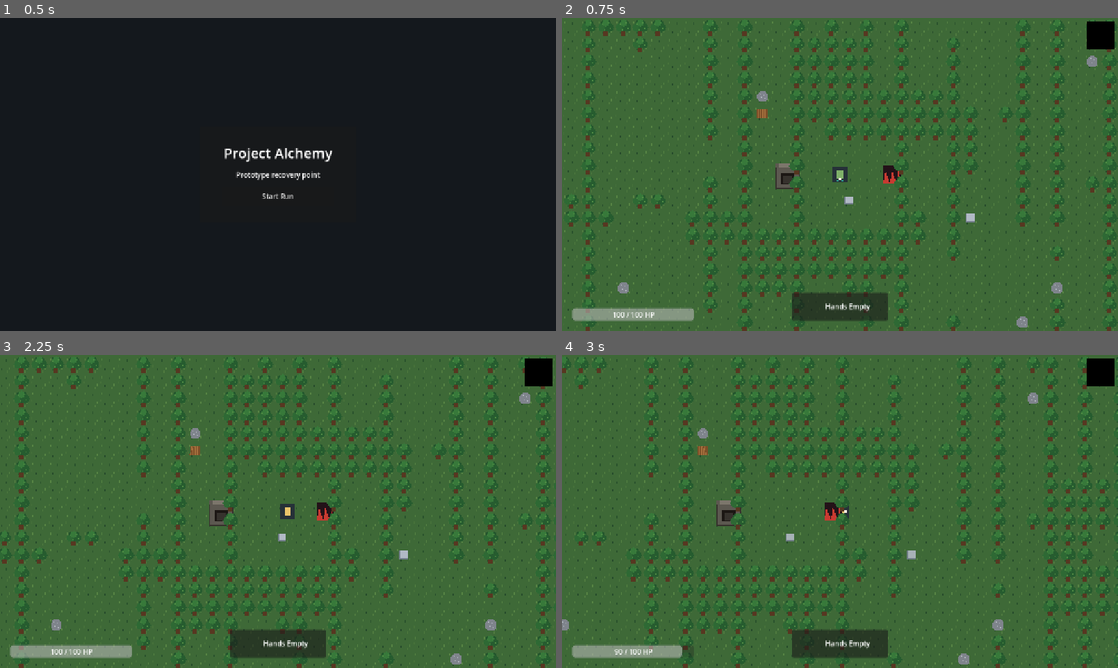
Above: before the commit, frames 1-4 (two rows, left to right).
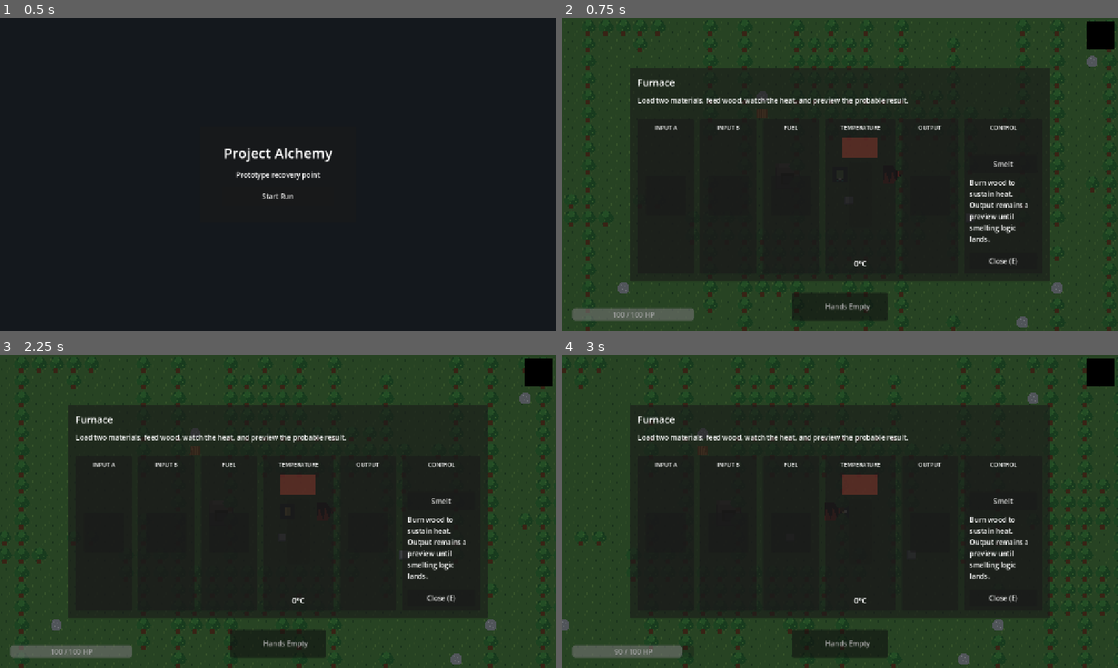
Above: after the commit, the same moments.

Repository: Maddiplomat/Project-alchemy
Game: Godot game, scene res://scenes/MainMenu.tscn
Two runs of this game, one before a commit and one after it. Both use one fixed random seed, a clock stepped at 60 frames per second and the inputs below.
Inputs (mouse positions are in pixels of both pictures, inside the frame that each line leads up to):
- Up to frame 1 (0.5 s): no input
- Up to frame 2 (0.75 s): click "Start Run" at 0.5 s
- Up to frame 3 (2.25 s): click (439, 502) at 1.25 s, where only the run after the commit has a clickable "Smelt"; tap Enter at 2 s; move the mouse to (400, 495) at 2.02 s; hold D (move_right) from 2.03 s (still down); hold E (interact) from 2.03 s (still down); click (400, 495) at 2.17 s
- Up to frame 4 (3 s): release D (move_right) at 2.75 s; release E (interact) at 2.75 s; drag from (728, 527) to (912, 555) at 2.77 s

Frame 1 is identical in both runs. In frame 2, 98% of the frame differs, in the area x 0-100%, y 0-100%; in frame 3, 98%; in frame 4, 98%.
Error after the commit: Parse Error: Cannot infer the type of "world" variable because the value doesn't have a set type. (res://scripts/FurnaceUI.gd:882)

Commit message:
Add furnace overheat explosion effects

Diff:
--- a/scripts/Furnace.gd
+++ b/scripts/Furnace.gd
@@ -142,6 +142,20 @@
 	_sync_ui()
 
 
+func reset_after_explosion() -> void:
+	_input_slots[&"input_a"] = {&"item_id": &"", &"quantity": 0}
+	_input_slots[&"input_b"] = {&"item_id": &"", &"quantity": 0}
+	_remaining_heat_potential = 0.0
+	_remaining_burn_time = 0.0
+	current_temp = 0.0
+	target_temp = 0.0
+	fuel_level = 0.0
+	fuel_rate = 0.0
+	_sync_heat_state()
+	_sync_ui()
+	temp_changed.emit(current_temp)
+
+
 func get_fuel_state() -> Dictionary:
 	if not _has_active_fuel():
 		return {&"item_id": &"", &"quantity": 0}
--- a/scripts/FurnaceUI.gd
+++ b/scripts/FurnaceUI.gd
@@ -31,6 +31,13 @@
 const RATIO_GUIDE_MARKER_COLOR := Color(0.97, 0.97, 0.97, 0.95)
 const RATIO_GUIDE_TOOLTIP_FALLBACK := "Load a carbon source into Input B for steel guidance."
 const OUTPUT_PREVIEW_COLOR := Color(0.58, 0.61, 0.66, 1.0)
+const FURNACE_EXPLOSION_RADIUS := 32.0
+const FURNACE_EXPLOSION_DAMAGE := 35
+const FURNACE_EXPLOSION_SHAKE_STRENGTH := 1.2
+const FURNACE_EXPLOSION_SHAKE_DURATION := 0.6
+const FURNACE_EXPLOSION_SPARK_COUNT := 80
+const FURNACE_EXPLOSION_SPARK_LIFETIME := 0.4
+const FURNACE_EXPLOSION_SLOT_LOSS_CHANCE := 0.5
 
 @onready var root: Control = $Root
 @onready var panel: PanelContainer = $Root/PanelContainer
@@ -65,6 +72,7 @@
 var ratio_current_marker: ColorRect
 var carbon_slag_zone: ColorRect
 var carbon_optimal_zone: ColorRect
+var _explosion_spark_texture: Texture2D
 var _slot_refs: Dictionary[StringName, Dictionary] = {}
 var _slot_state: Dictionary[StringName, Dictionary] = {
 	&"input_a": {&"item_id": &"", &"quantity": 0},
@@ -507,7 +515,7 @@
 			fill_color = CARBONISATION_GOOD_COLOR
 		fill_style.bg_color = fill_color
 		temp_readout_label.add_theme_color_override("font_color", fill_color)
-		danger_label.text = "400-700°C makes Charcoal | >700°C makes Slag"
+		danger_label.text = "400-700°C makes Charcoal | >700°C overheats the furnace"
 		danger_label.visible = true
 	else:
 		var is_danger := clamped_temp >= DANGER_TEMPERATURE
@@ -624,7 +632,17 @@
 		# Validate temperature range 400–700°C
 		if current_temp < CARBONISATION_OPTIMAL_MIN:
 			show_output_placeholder("Heat too low")
-			action_hint_label.text = "Need 400–700°C for charcoal, >700°C gives Slag."
+			action_hint_label.text = "Need 400–700°C for charcoal."
+			return
+
+		if current_temp > CARBONISATION_OPTIMAL_MAX:
+			var carbonisation_explosion := _build_explosion_result(
+				"Temperature exceeded 700°C during carbonisation. Furnace overheated."
+			)
+			_last_reaction_result = carbonisation_explosion
+			var carbonisation_inputs_log := [{"item_id": input_a_id, "quantity": input_a_qty}]
+			_consume_furnace_slot(&"input_a", input_a_id, input_a_qty)
+			_apply_reaction_result(carbonisation_explosion, 0, carbonisation_inputs_log, current_temp)
 			return
 
 		var carb_result := ChemistryEngine.evaluate_reaction("wood", null, 0.0, current_temp)
@@ -645,12 +663,9 @@
 
 	# Temperature >1600°C → explosion regardless of inputs
 	if current_temp > DANGER_TEMPERATURE:
-		var explosion_result := {
-			"output_id": "explosion",
-			"quality": 0.0,
-			"tier": "danger",
-			"notes": "Temperature exceeded 1600°C — EXPLOSION! Radius 2 tiles.",
-		}
+		var explosion_result := _build_explosion_result(
+			"Temperature exceeded 1600°C during smelting. Furnace overheated."
+		)
 		_last_reaction_result = explosion_result
 		var inputs_log := [
 			{"item_id": input_a_id, "quantity": input_a_qty},
@@ -781,46 +796,160 @@
 		print("[FurnaceUI] Could not add %s x%d to inventory — capacity reached." % [output_id, quantity])
 
 
-## Trigger an explosion: camera shake, burn damage, clear furnace, log discovery.
-func _trigger_explosion(notes: String, inputs_log: Array, temp: float) -> void:
-	print("[FurnaceUI] EXPLOSION triggered at %d°C" % int(temp))
-
-	# Camera shake — signal on CameraShake autoload
-	if has_node("/root/CameraShake"):
-		get_node("/root/CameraShake").shake.emit(28.0, 0.9)
-
-	# Deal burn damage to the player via HealthSystem
-	var health_nodes := get_tree().get_nodes_in_group("health_system")
-	if health_nodes.is_empty():
-		# Fallback: find the player's HealthSystem directly
-		var player := get_tree().current_scene.find_child("Player", true, false)
-		if is_instance_valid(player):
-			var hs := player.find_child("HealthSystem", true, false)
-			if is_instance_valid(hs) and hs.has_method("take_damage"):
-				hs.take_damage(40, &"burn")
-	else:
-		for hs in health_nodes:
-			if hs.has_method("take_damage"):
-				hs.take_damage(40, &"burn")
-
-	# Clear all furnace inputs and reset output slot
-	_slot_state[&"input_a"] = {&"item_id": &"", &"quantity": 0}
-	_slot_state[&"input_b"] = {&"item_id": &"", &"quantity": 0}
-	_slot_state[&"output"] = {&"item_id": &"", &"quantity": 0}
-	_apply_slot_visual(&"input_a", &"", 0, "No material")
-	_apply_slot_visual(&"input_b", &"", 0, "No material")
-	_apply_slot_visual(&"output", &"", 0, "EXPLOSION!")
-
-	action_hint_label.text = notes if not notes.is_empty() else "EXPLOSION! Temperature exceeded 1600°C."
-
-	# Log the explosion to DiscoveryLog
-	var explosion_result := {
+func _build_explosion_result(notes: String) -> Dictionary:
+	return {
 		"output_id": "explosion",
 		"quality": 0.0,
 		"tier": "danger",
 		"notes": notes,
 	}
+
+
+## Trigger an explosion: shake, burst sparks, damage nearby bodies, and reset the furnace.
+func _trigger_explosion(notes: String, inputs_log: Array, temp: float) -> void:
+	print("[FurnaceUI] EXPLOSION triggered at %d°C" % int(temp))
+
+	if has_node("/root/CameraShake"):
+		get_node("/root/CameraShake").shake.emit(
+			FURNACE_EXPLOSION_SHAKE_STRENGTH,
+			FURNACE_EXPLOSION_SHAKE_DURATION
+		)
+
+	_spawn_explosion_particles()
+
+	for health_system in _get_overlapping_health_systems():
+		health_system.take_damage(FURNACE_EXPLOSION_DAMAGE, &"explosion")
+
+	var inventory_loss_text := ""
+	if randf() < FURNACE_EXPLOSION_SLOT_LOSS_CHANCE:
+		var destroyed_slot := InventoryManager.destroy_random_occupied_slot()
+		if not destroyed_slot.is_empty():
+			inventory_loss_text = " Lost slot %d: %s x%d." % [
+				int(destroyed_slot.get("slot_index", 0)) + 1,
+				_get_item_label(StringName(destroyed_slot.get("item_id", &""))),
+				int(destroyed_slot.get("quantity", 0))
+			]
+
+	_reset_furnace_after_explosion()
+	_slot_state[&"output"] = {&"item_id": &"", &"quantity": 0}
+	_apply_slot_visual(&"output", &"", 0, "EXPLOSION!")
+
+	action_hint_label.text = (
+		notes if not notes.is_empty() else "Furnace overheated."
+	) + inventory_loss_text
+
+	var explosion_result := _build_explosion_result(action_hint_label.text)
 	_log_to_discovery(explosion_result, inputs_log, temp)
+
+
+func _spawn_explosion_particles() -> void:
+	var current_scene := get_tree().current_scene
+	if current_scene == null:
+		return
+
+	var particles := GPUParticles2D.new()
+	particles.amount = FURNACE_EXPLOSION_SPARK_COUNT
+	particles.one_shot = true
+	particles.explosiveness = 1.0
+	particles.lifetime = FURNACE_EXPLOSION_SPARK_LIFETIME
+	particles.local_coords = false
+	particles.texture = _get_explosion_spark_texture()
+	particles.global_position = _get_furnace_world_position()
+
+	var process_material := ParticleProcessMaterial.new()
+	process_material.direction = Vector3(1.0, 0.0, 0.0)
+	process_material.spread = 180.0
+	process_material.initial_velocity_min = 90.0
+	process_material.initial_velocity_max = 180.0
+	process_material.gravity = Vector3.ZERO
+	process_material.scale_min = 0.6
+	process_material.scale_max = 1.3
+	process_material.angular_velocity_min = -360.0
+	process_material.angular_velocity_max = 360.0
+	particles.process_material = process_material
+
+	current_scene.add_child(particles)
+	particles.global_position = _get_furnace_world_position()
+	particles.emitting = true
+	get_tree().create_timer(FURNACE_EXPLOSION_SPARK_LIFETIME + 0.2).timeout.connect(particles.queue_free)
+
+
+func _get_overlapping_health_systems() -> Array:
+	var current_scene := get_tree().current_scene
+	if current_scene == null:
+		return []
+
+	var world := current_scene.get_world_2d()
+	if world == null:
+		return []
+
+	var circle_shape := CircleShape2D.new()
+	circle_shape.radius = FURNACE_EXPLOSION_RADIUS
+
+	var query := PhysicsShapeQueryParameters2D.new()
+	query.shape = circle_shape
+	query.transform = Transform2D(0.0, _get_furnace_world_position())
+	query.collide_with_bodies = true
+	query.collide_with_areas = false
+
+	var results := world.direct_space_state.intersect_shape(query, 16)
+	var health_systems: Array = []
+	var seen := {}
+	for result in results:
+		var collider = result.get("collider")
+		if not (collider is Node):
+			continue
+
+		var collider_node := collider as Node
+		var health_system := collider_node.get_node_or_null("HealthSystem")
+		if health_system == null:
+			health_system = collider_node.find_child("HealthSystem", true, false)
+		if health_system == null or not health_system.has_method("take_damage"):
+			continue
+
+		var instance_id := health_system.get_instance_id()
+		if seen.has(instance_id):
+			continue
+
+		seen[instance_id] = true
+		health_systems.append(health_system)
+
+	return health_systems
+
+
+func _reset_furnace_after_explosion() -> void:
+	if is_instance_valid(_bound_furnace) and _bound_furnace.has_method("reset_after_explosion"):
+		_bound_furnace.reset_after_explosion()
+	else:
+		_slot_state[&"input_a"] = {&"item_id": &"", &"quantity": 0}
+		_slot_state[&"input_b"] = {&"item_id": &"", &"quantity": 0}
+		_slot_state[&"fuel"] = {&"item_id": &"", &"quantity": 0}
+		_apply_slot_visual(&"input_a", &"", 0, "No material")
+		_apply_slot_visual(&"input_b", &"", 0, "No material")
+		_apply_slot_visual(&"fuel", &"", 0, "Fuel item")
+		_update_temperature_display(0.0)
+
+
+func _get_furnace_world_position() -> Vector2:
+	if is_instance_valid(_bound_furnace) and _bound_furnace is Node2D:
+		return (_bound_furnace as Node2D).global_position
+	return Vector2.ZERO
+
+
+func _get_explosion_spark_texture() -> Texture2D:
+	if _explosion_spark_texture != null:
+		return _explosion_spark_texture
+
+	var image := Image.create(4, 4, false, Image.FORMAT_RGBA8)
+	image.fill(Color(0.0, 0.0, 0.0, 0.0))
+	for y in range(4):
+		for x in range(4):
+			var is_core := x >= 1 and x <= 2 and y >= 1 and y <= 2
+			var spark_color := Color8(255, 230, 160) if is_core else Color8(255, 140, 40, 180)
+			image.set_pixel(x, y, spark_color)
+
+	_explosion_spark_texture = ImageTexture.create_from_image(image)
+	return _explosion_spark_texture
 
 
 func _log_to_discovery(result: Dictionary, inputs: Array, temp: float) -> void:
@@ -869,7 +998,7 @@
 	carbon_slag_zone.visible = carbonisation_mode
 	carbon_optimal_zone.visible = carbonisation_mode
 	summary_label.text = (
-		"Single-input wood carbonisation. Hold 400-700°C for charcoal; above 700°C burns into slag."
+		"Single-input wood carbonisation. Hold 400-700°C for charcoal; above 700°C overheats the furnace."
 		if carbonisation_mode else
 		"Load two materials, tune the B ratio, feed fuel, and watch the heat to preview the probable result."
 	)
--- a/scripts/HUD.gd
+++ b/scripts/HUD.gd
@@ -113,6 +113,10 @@
 			return "Physical damage"
 		&"burn":
 			return "Burn damage"
+		&"explosion":
+			return "Explosion damage"
+		&"Furnace overheated":
+			return "Furnace overheated"
 		&"toxic":
 			return "Toxic exposure"
 		&"radiation":
--- a/scripts/HealthSystem.gd
+++ b/scripts/HealthSystem.gd
@@ -8,11 +8,13 @@
 const DAMAGE_TYPE_BURN := &"burn"
 const DAMAGE_TYPE_TOXIC := &"toxic"
 const DAMAGE_TYPE_RADIATION := &"radiation"
+const DAMAGE_TYPE_EXPLOSION := &"explosion"
 const VALID_DAMAGE_TYPES: Array[StringName] = [
 	DAMAGE_TYPE_PHYSICAL,
 	DAMAGE_TYPE_BURN,
 	DAMAGE_TYPE_TOXIC,
 	DAMAGE_TYPE_RADIATION,
+	DAMAGE_TYPE_EXPLOSION,
 ]
 
 @export var max_health: int = 100
@@ -39,11 +41,14 @@
 
 	var damage_type := _normalize_damage_type(type)
 	match damage_type:
-		DAMAGE_TYPE_PHYSICAL, DAMAGE_TYPE_BURN, DAMAGE_TYPE_TOXIC, DAMAGE_TYPE_RADIATION:
+		DAMAGE_TYPE_PHYSICAL, DAMAGE_TYPE_BURN, DAMAGE_TYPE_TOXIC, DAMAGE_TYPE_RADIATION, DAMAGE_TYPE_EXPLOSION:
 			current_health = clampi(current_health - amount, 0, max_health)
 
 	if current_health <= 0:
-		die(damage_type)
+		var cause_of_death := damage_type
+		if damage_type == DAMAGE_TYPE_EXPLOSION:
+			cause_of_death = StringName("Furnace overheated")
+		die(cause_of_death)
 		return
 
 	health_changed.emit(current_health, max_health)
--- a/scripts/InventoryManager.gd
+++ b/scripts/InventoryManager.gd
@@ -180,6 +180,36 @@
 	var item_ids := items.keys()
 	var random_id = item_ids[randi() % item_ids.size()]
 	return remove_item(random_id, 1)
+
+
+func destroy_random_occupied_slot() -> Dictionary:
+	_ensure_slot_count(DEFAULT_SLOT_COUNT)
+
+	var occupied_slots: Array[int] = []
+	for slot_index in range(slot_order.size()):
+		var item_id: StringName = slot_order[slot_index]
+		if item_id.is_empty() or not items.has(item_id):
+			continue
+		occupied_slots.append(slot_index)
+
+	if occupied_slots.is_empty():
+		return {}
+
+	var destroyed_slot_index := occupied_slots[randi() % occupied_slots.size()]
+	var destroyed_item_id: StringName = slot_order[destroyed_slot_index]
+	var destroyed_item: Dictionary = items.get(destroyed_item_id, {})
+	var destroyed_quantity := int(destroyed_item.get(&"quantity", 0))
+	if destroyed_quantity <= 0:
+		return {}
+
+	if not remove_item(destroyed_item_id, destroyed_quantity):
+		return {}
+
+	return {
+		"slot_index": destroyed_slot_index,
+		"item_id": destroyed_item_id,
+		"quantity": destroyed_quantity,
+	}
 
 
 func set_held_item(item_id: StringName, manual: bool = false) -> bool:
